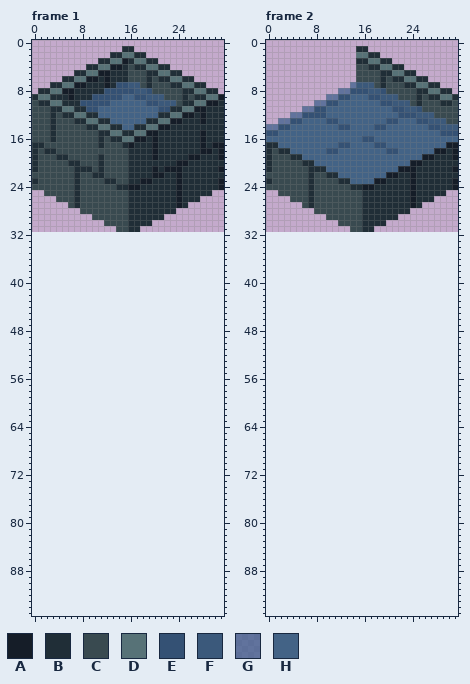
One commit to this pixel-art file: assets/img/settlements/tileset_aqueduct.aseprite. Above, as it was before the edit.
32x32 pixels, 16 frames. Colours within 5 levels of each other are drawn and written as one. Shown: frame 1, frame 2. The old version is drawn lined up with the new one, on the new canvas. The commit also changed other frames, which this record leaves out.
Palette (. is transparent): A #151d28  B #202e37  C #394a50  D #577277  E #345174  F #3b597b  G #3c5e8bba  H #436386
Once edited:
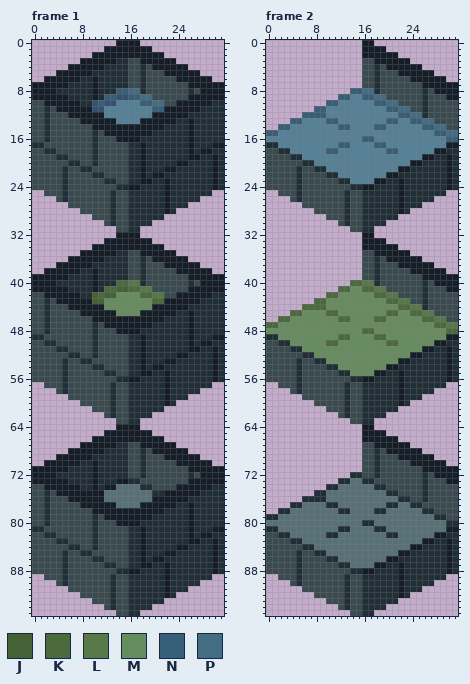
Colours new in this view: J #456236  K #4b6b3d  L #577949  M #668d5d  N #385f79  P #446d85
Edits made:
canvas 32x32 -> 32x96
colour H: #436386 -> #538199
Changed rows in their new state; - is a pixel that keeps its letter.
Frame 1:
first column x 0:
 0 --------------AAAA--------------
 1 ------------AAAAAAAA------------
 2 ----------AAAAAAAAAAAA----------
 3 --------AAAAAABBCCAAAAAA--------
 4 ------AAAAAABBB--C-CAAAAAA------
 5 ----AAAAAABBB-----BCCCAAAAAA----
 6 --AAAAAABB--B-----BC-CCCAAAAAA--
 7 AAAAAABBB-A-B-BBCCBC---CCCAAAAAA
 8 AAAABBB---A-BBNNPPBC-----C-CAAAA
 9 AAAAAAB---ABNN-ENNPPCC---CAAAAA-
10 -CAAAAAABB-N-E----NNPPCCAAAAA-B-
11 --BCAAAAAA-E--------NNAAAAA-B---
12 --BC-CAAAAAA--------AAAAA-B-B---
13 --BC---CAAAAAA----AAAAA-B-A-B---
14 --BC-----CAAAAAAAAAAA-B---A-----
15 --BC------BCAAAAAAA-B-----A-B---
16 --BC------BC-CAAA-B-B-----A-B---
17 ----------BC---CB-A-B-----A-B---
18 C---------B-------A-B-----A----B
19 C---------BC------A-B---------AB
20 C---------BC------A-----------A-
21 C----B-C---C------A-B---B-----AB
22 -----B-C----------A-----B-----A-
23 C----B-C--------------A-B-----AB
24 -----B-C--------------A-B-----AB
25 -----B-C-----B--------A-B-------
26 -----B-C-----B--------A-B-------
27 -------C-----B--------A-B-------
28 -------------B--------A---------
29 -------------B------------------
30 -------------B------------------
32 --------------AAAA--------------
33 ------------AAAAAAAA------------
34 ----------AAAAAAAAAAAA----------
35 --------AAAAAABBCCAAAAAA--------
36 ------AAAAAABBBBCCBCAAAAAA------
37 ----AAAAAABBBBBBCCBCCCAAAAAA----
38 --AAAAAABBABBBBBCCBCCCCCAAAAAA--
39 AAAAAABBBBABBBBBCCBCCCCCCCAAAAAA
40 AAAABBBBBBABBBKKLLBCCCCCCCBCAAAA
41 AAAAAABBBBABKKJJKKLLCCCCCCAAAAAA
42 CCAAAAAABBJKJJMMMMKKLLCCAAAAAABB
43 CCBCAAAAAAJJMMMMMMMMKKAAAAAABBBB
44 CCBCCCAAAAAAMMMMMMMMAAAAAABBBBBB
45 CCBCCCCCAAAAAAMMMMAAAAAABBABBBBB
46 CCBCCCCCCCAAAAAAAAAAAABBBBABBBBB
47 CCBCCCCCCCBCAAAAAAAABBBBBBABBBBB
48 CCBCCCCCCCBCCCAAAABBBBBBBBABBBBB
49 BBCCCCCCCCBCCCCCBBABBBBBBBABBBAA
50 CCBBCCCCCCBCCCCCBBABBBBBBBABAABB
51 CCCCBBCCCCBCCCCCBBABBBBBBBAABBAB
52 CCCCCCBBCCBCCCCCBBABBBBBAABBBBAB
53 CCCCCBCCBBCCCCCCBBABBBAABBBBBBAB
54 CCCCCBCCCCBBCCCCBBABAABBBBBBBBAB
55 CCCCCBCCCCCCBBCCBBAABBABBBBBBBAB
56 CCCCCBCCCCCCCCBBAABBBBABBBBBBBAB
57 --CCCBCCCCCCCBCCBBBBBBABBBBBBB--
58 ----CBCCCCCCCBCCBBBBBBABBBBB----
59 ------CCCCCCCBCCBBBBBBABBB------
60 --------CCCCCBCCBBBBBBAB--------
61 ----------CCCBCCBBBBBB----------
62 ------------CBCCBBBB------------
63 --------------CCBB--------------
64 --------------AAAA--------------
65 ------------AAAAAAAA------------
66 ----------AAAAAAAAAAAA----------
67 --------AAAAAABBCCAAAAAA--------
68 ------AAAAAABBBBCCBCAAAAAA------
69 ----AAAAAABBBBBBCCBCCCAAAAAA----
70 --AAAAAABBABBBBBCCBCCCCCAAAAAA--
71 AAAAAABBBBABBBBBCCBCCCCCCCAAAAAA
72 AAAABBBBBBABBBBBCCBCCCCCCCBCAAAA
73 AAAAAABBBBABBBAABBCCCCCCCCAAAAAA
74 CCAAAAAABBABAADDDDBBCCCCAAAAAABB
75 CCBCAAAAAAAADDDDDDDDBBAAAAAABBBB
76 CCBCCCAAAAAADDDDDDDDAAAAAABBBBBB
77 CCBCCCCCAAAAAADDDDAAAAAABBABBBBB
78 CCBCCCCCCCAAAAAAAAAAAABBBBABBBBB
79 CCBCCCCCCCBCAAAAAAAABBBBBBABBBBB
80 CCBCCCCCCCBCCCAAAABBBBBBBBABBBBB
81 BBCCCCCCCCBCCCCCBBABBBBBBBABBBAA
82 CCBBCCCCCCBCCCCCBBABBBBBBBABAABB
83 CCCCBBCCCCBCCCCCBBABBBBBBBAABBAB
84 CCCCCCBBCCBCCCCCBBABBBBBAABBBBAB
85 CCCCCBCCBBCCCCCCBBABBBAABBBBBBAB
86 CCCCCBCCCCBBCCCCBBABAABBBBBBBBAB
87 CCCCCBCCCCCCBBCCBBAABBABBBBBBBAB
88 CCCCCBCCCCCCCCBBAABBBBABBBBBBBAB
89 --CCCBCCCCCCCBCCBBBBBBABBBBBBB--
90 ----CBCCCCCCCBCCBBBBBBABBBBB----
91 ------CCCCCCCBCCBBBBBBABBB------
92 --------CCCCCBCCBBBBBBAB--------
93 ----------CCCBCCBBBBBB----------
94 ------------CBCCBBBB------------
95 --------------CCBB--------------
Frame 2:
first column x 0:
 0 ----------------AA--------------
 1 ---------------.AAAA------------
 2 ---------------.AAAAAA----------
 3 ---------------.CCAAAAAA--------
 4 ---------------.-C-CAAAAAA------
 5 ---------------.--BCCCAAAAAA----
 6 ---------------.--BC-CCCAAAAAA--
 7 --------------..CCBC---CCCAAAAAA
 8 ------------..NNPPBC-----C-CAAAA
 9 ----------..NN--NNPPCC---CBCCCAA
10 --------..NN------NNPPCC-CB--CC-
11 ------..NN----------NNPPCCB-----
12 ----..NNNN------------NNPPBC----
13 --..NN----NN--------NN--NNPPCC--
14 ..NN--------NN----NN------NNPPCC
15 NN--------------------------NNPP
16 ----------------NN------------NN
17 ------------NN----NN------------
18 C---------NN--------NN---------B
19 C-----------------------------AB
20 C-----------------------------A-
21 C----B-C----------------B-----AB
22 -----B-C----------------B-----A-
23 C----B-C--------------A-B-----AB
24 -----B-C--------------A-B-----AB
25 -----B-C-----B--------A-B-------
26 -----B-C-----B--------A-B-------
27 -------C-----B--------A-B-------
28 -------------B--------A---------
29 -------------B------------------
30 -------------B------------------
32 ----------------AA--------------
33 ----------------AAAA------------
34 ----------------AAAAAA----------
35 ----------------CCAAAAAA--------
36 ----------------CCBCAAAAAA------
37 ----------------CCBCCCAAAAAA----
38 ----------------CCBCCCCCAAAAAA--
39 ----------------CCBCCCCCCCAAAAAA
40 --------------KKLLBCCCCCCCBCAAAA
41 ------------KKMMKKLLCCCCCCBCCCAA
42 ----------KKMMMMMMKKLLCCCCBCCCCC
43 --------KKMMMMMMMMMMKKLLCCBCCCCC
44 ------KKKKMMMMMMMMMMMMKKLLBCCCCC
45 ----KKMMMMKKMMMMMMMMKKMMKKLLCCCC
46 --KKMMMMMMMMKKMMMMKKMMMMMMKKLLCC
47 KKMMMMMMMMMMMMMMMMMMMMMMMMMMKKLL
48 MMMMMMMMMMMMMMMMKKMMMMMMMMMMMMKK
49 BBMMMMMMMMMMKKMMMMKKMMMMMMMMMMAA
50 CCBBMMMMMMKKMMMMMMMMKKMMMMMMAABB
51 CCCCBBMMMMMMMMMMMMMMMMMMMMAABBAB
52 CCCCCCBBMMMMMMMMMMMMMMMMAABBBBAB
53 CCCCCBCCBBMMMMMMMMMMMMAABBBBBBAB
54 CCCCCBCCCCBBMMMMMMMMAABBBBBBBBAB
55 CCCCCBCCCCCCBBMMMMAABBABBBBBBBAB
56 CCCCCBCCCCCCCCBBAABBBBABBBBBBBAB
57 --CCCBCCCCCCCBCCBBBBBBABBBBBBB--
58 ----CBCCCCCCCBCCBBBBBBABBBBB----
59 ------CCCCCCCBCCBBBBBBABBB------
60 --------CCCCCBCCBBBBBBAB--------
61 ----------CCCBCCBBBBBB----------
62 ------------CBCCBBBB------------
63 --------------CCBB--------------
64 ----------------AA--------------
65 ----------------AAAA------------
66 ----------------AAAAAA----------
67 ----------------CCAAAAAA--------
68 ----------------CCBCAAAAAA------
69 ----------------CCBCCCAAAAAA----
70 ----------------CCBCCCCCAAAAAA--
71 ----------------CCBCCCCCCCAAAAAA
72 --------------BBCCBCCCCCCCBCAAAA
73 ------------BBDDBBCCCCCCCCBCCCAA
74 ----------BBDDDDDDBBCCCCCCBCCCCC
75 --------BBDDDDDDDDDDBBCCCCBCCCCC
76 ------BBBBDDDDDDDDDDDDBBCCBCCCCC
77 ----BBDDDDBBDDDDDDDDBBDDBBCCCCCC
78 --BBDDDDDDDDBBDDDDBBDDDDDDBBCCCC
79 BBDDDDDDDDDDDDDDDDDDDDDDDDDDBBCC
80 DDDDDDDDDDDDDDDDBBDDDDDDDDDDDDBB
81 BBDDDDDDDDDDBBDDDDBBDDDDDDDDDDAA
82 CCBBDDDDDDBBDDDDDDDDBBDDDDDDAABB
83 CCCCBBDDDDDDDDDDDDDDDDDDDDAABBAB
84 CCCCCCBBDDDDDDDDDDDDDDDDAABBBBAB
85 CCCCCBCCBBDDDDDDDDDDDDAABBBBBBAB
86 CCCCCBCCCCBBDDDDDDDDAABBBBBBBBAB
87 CCCCCBCCCCCCBBDDDDAABBABBBBBBBAB
88 CCCCCBCCCCCCCCBBAABBBBABBBBBBBAB
89 --CCCBCCCCCCCBCCBBBBBBABBBBBBB--
90 ----CBCCCCCCCBCCBBBBBBABBBBB----
91 ------CCCCCCCBCCBBBBBBABBB------
92 --------CCCCCBCCBBBBBBAB--------
93 ----------CCCBCCBBBBBB----------
94 ------------CBCCBBBB------------
95 --------------CCBB--------------
Where, in picture pixels (left, top, right, bottom), the same in both pictures:
changed: (32, 40, 224, 616)
changed: (266, 40, 458, 616)
